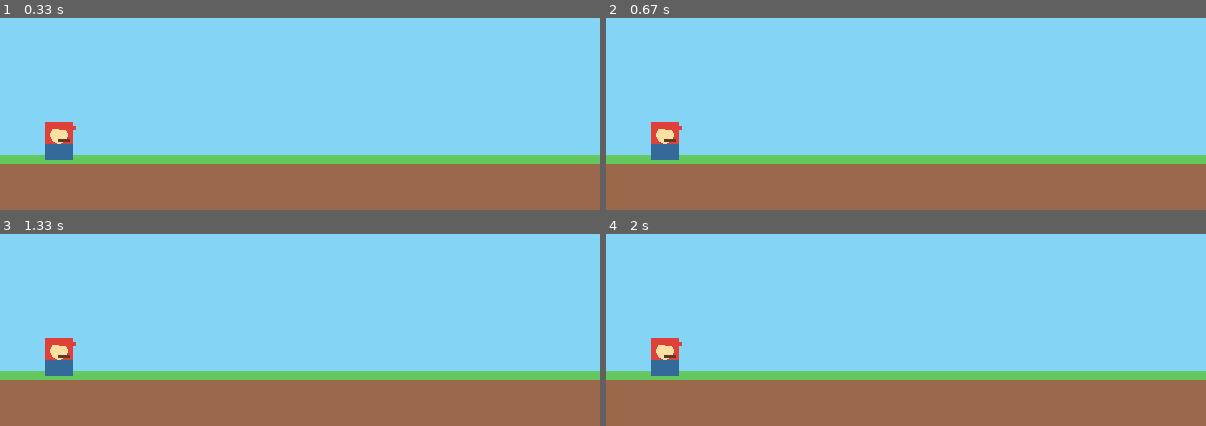
Above: before the commit, frames 1-4 (two rows, left to right).
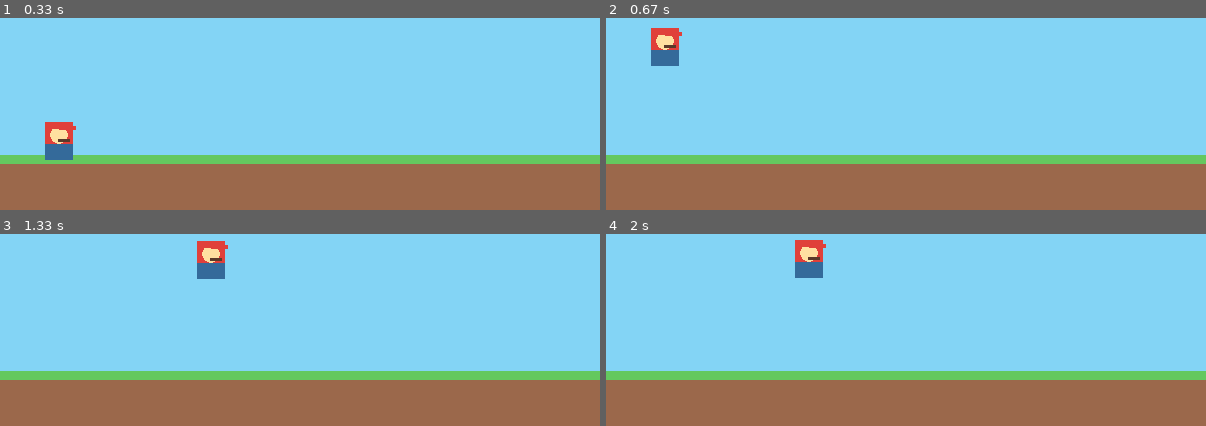
Above: after the commit, the same moments.

Repository: mrjoaocosta21/Meus-jogos-Pygame
Game: pygame game, started from plataform/plataform.py
The game is run twice, just before and just after one commit, with the same random seed, the same clock (stepped at 60 frames per second) and the same inputs.
Inputs:
- Up to frame 1 (0.33 s): no input
- Up to frame 2 (0.67 s): tap Space at 0.33 s
- Up to frame 3 (1.33 s): hold Right 0.67-1.13 s; tap Space at 0.73, 1.03, 1.23 s; hold Right from 1.17 s (still down)
- Up to frame 4 (2 s): tap Space at 1.53, 1.73 s; release Right at 1.63 s; hold Left from 1.67 s (still down)

Frame 1 is identical in both runs. In frame 2, 1.9% of the frame differs, in the area x 7-13%, y 5-74%; in frame 3, 1.9%; in frame 4, 1.9%.

Commit message:
Adição de novo jogo

Diff:
--- a/plataform/plataform.py
+++ b/plataform/plataform.py
@@ -3,13 +3,56 @@
 pygame.init()
 tela = pygame.display.set_mode((600, 400))
 relogio = pygame.time.Clock()
+MUNDO = 1200
 jogador = pygame.Rect(45, 312, 28, 38)
+plataformas = [
+    pygame.Rect(150, 280, 120, 18),
+    pygame.Rect(310, 220, 105, 18),
+    pygame.Rect(450, 275, 150, 18),
+    pygame.Rect(610, 220, 110, 18),
+    pygame.Rect(770, 275, 105, 18),
+    pygame.Rect(920, 225, 110, 18),
+]
+inimigos = [
+    {"corpo": pygame.Rect(500, 253, 26, 22),
+     "base": plataformas[2], "vel":1},
+    {"corpo": pygame.Rect(800, 253, 26, 22),
+     "base": plataformas[4], "vel":-1},
+]
+moedas = [
+    pygame.Rect(202, 244, 18, 18),
+    pygame.Rect(348, 182, 18, 18),
+    pygame.Rect(555, 222, 18, 18),
+    pygame.Rect(652, 184, 18, 18),
+    pygame.Rect(812, 239, 18, 18),
+    pygame.Rect(960, 189, 18, 18),
+]
+meta = pygame.Rect(1135, 315, 6, 35)
+pontos = 0
+ganhou = False
+fonte = pygame.font.Font(None, 35)
+vel_y = 0
+no_chao = True
 rodando = True
 
 while rodando:
     for evento in pygame.event.get():
         if evento.type == pygame.QUIT:
             rodando = False
+        if evento.type == pygame.KEYDOWN:
+            if evento.key == pygame.K_SPACE and no_chao:
+                vel_y = -12
+                no_chao = False
+    teclas = pygame.key.get_pressed()
+    jogador.x += 4 * (teclas[pygame.K_RIGHT] - teclas[pygame.K_LEFT])
+    jogador.x = max(0, min(572, jogador.x))
+    vel_y = min(12, vel_y + 0.7)
+    jogador.y += round(vel_y)
+    no_chao = False
+    if jogador.bottom >= 350:
+        jogador.bottom = 350
+        vel_y = 0
+        no_chao = True
 
     tela.fill("#83D4F5")
     pygame.draw.rect(tela, "#9B684B", (0, 350, 600, 50))
Not shown, added: doom/README.md
Empty file added: doom/doom.py
